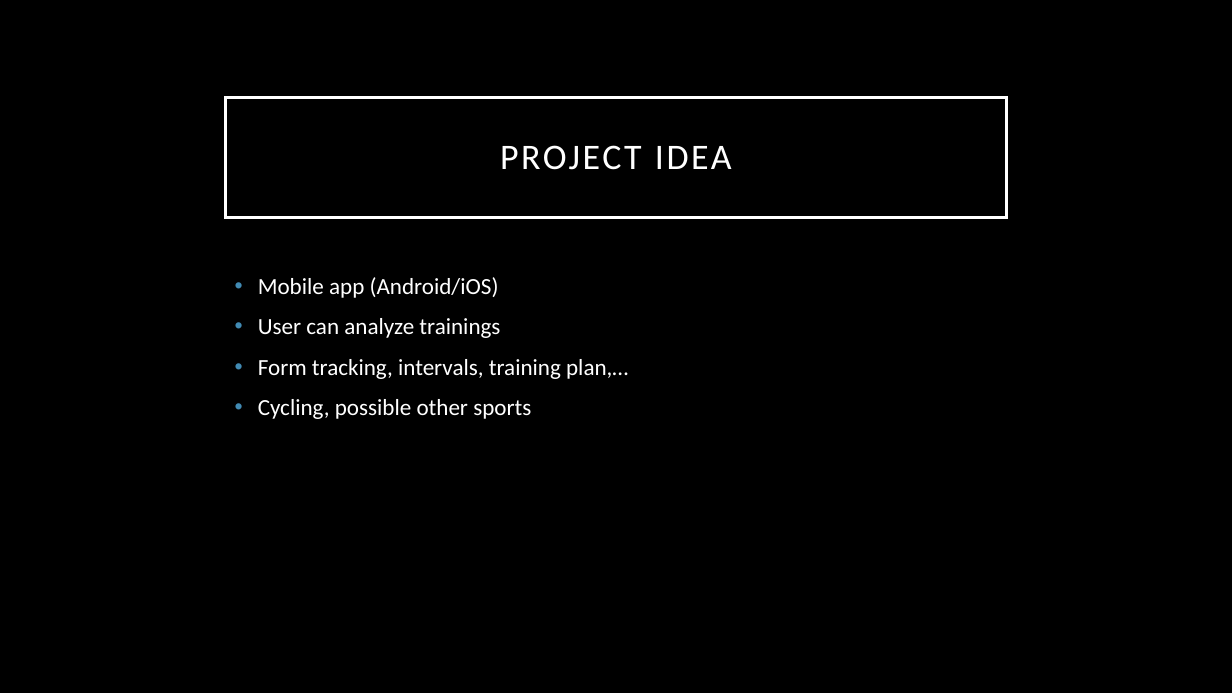
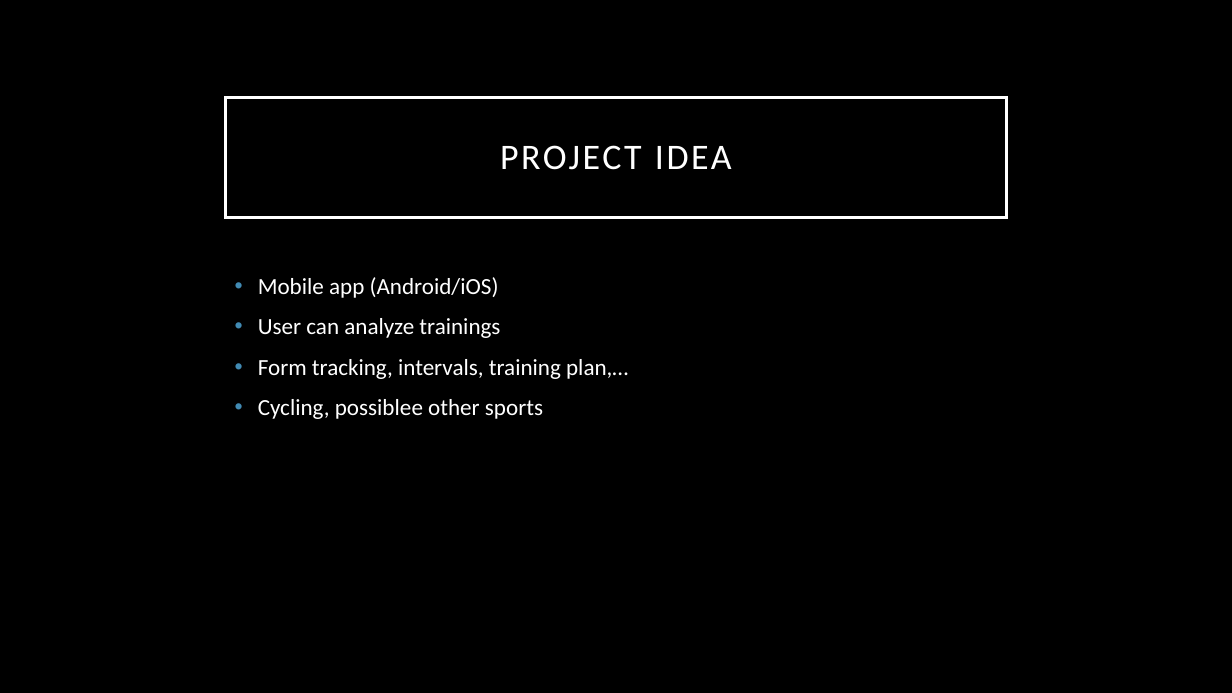
Before and after one commit to reddiamond1234/app-for-training-analisys, a slide deck: slide 3 of ProjectPresentation.pptx (slide 4 before the commit). Drawn at 1232x693 pixels with LibreOffice and Linux fonts; fonts in the diff are those of the drawing; background and template pictures are left out. Boxes give left, top, right and bottom in pixels: in the first picture for what was removed or moved away, otherwise in the second. Text is boxed around its words. In the diff, an @@ line names an element or a change of style, - is before the commit and + after.

```diff
--- a/ProjectPresentation.pptx
+++ b/ProjectPresentation.pptx
@@ text at box(258, 399, 543, 419): text changed @@
-• Cycling, possible other sports
+• Cycling, possiblee other sports
```
Also in this commit, not shown: 5 other slides changed, 4 slides added, 3 slides removed, 2 other files.
